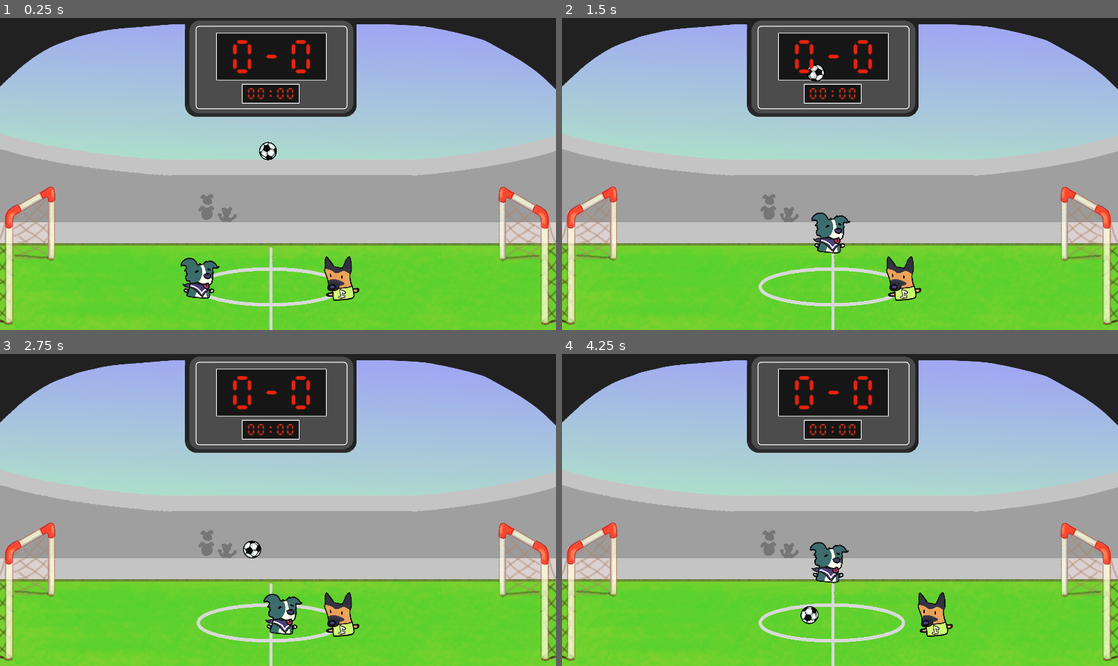
Above: before the commit, frames 1-4 (two rows, left to right).
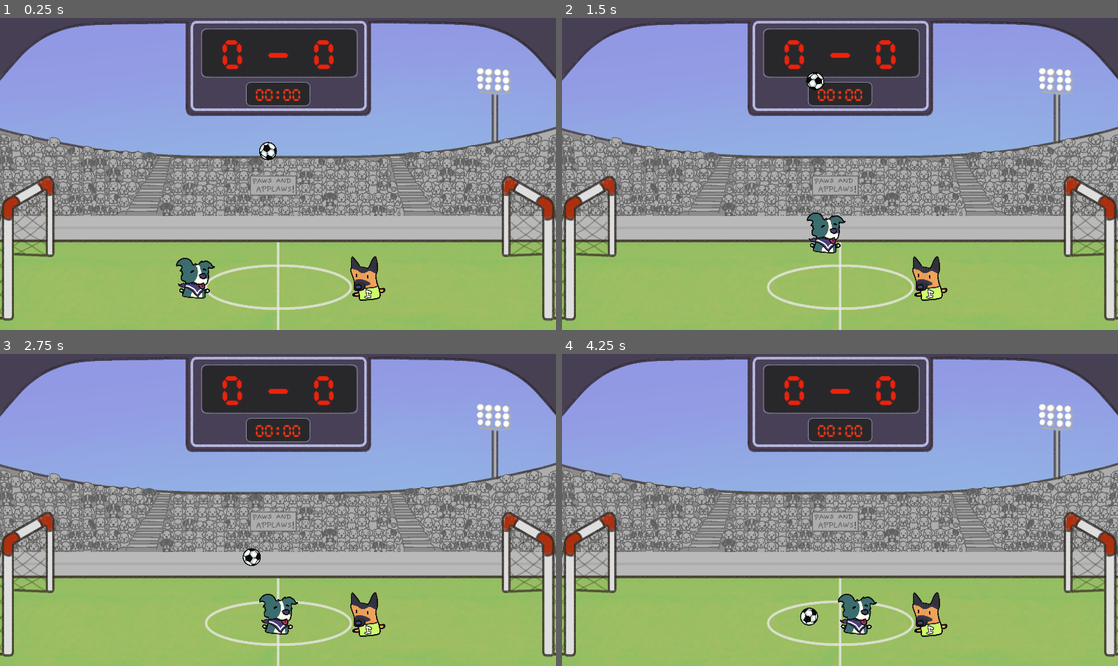
Above: after the commit, the same moments.

Repository: dkleitsas/Hammerball
Game: Godot game, scene res://Scenes/hammerball.tscn
The game is run twice, just before and just after one commit, with the same random seed, the same clock (stepped at 60 frames per second) and the same inputs. The engine's default icon, where the game draws it, is replaced by a stand-in: a white triangle on a blue panel in a dark square.
Inputs:
- Up to frame 1 (0.25 s): no input
- Up to frame 2 (1.5 s): hold Right (move_right_l) 0.53-1.28 s; hold P (kick_l) 0.53-1.28 s; tap Up (jump_l) at 0.77 s; hold Left (move_left_l) from 1.28 s (still down); tap Space (kick_r) at 1.35 s
- Up to frame 3 (2.75 s): tap Up (jump_l) at 1.52 s; release Left (move_left_l) at 2.03 s; hold Right (move_right_l) from 2.03 s (still down); hold P (kick_l) from 2.03 s (still down)
- Up to frame 4 (4.25 s): release P (kick_l) at 2.78 s; tap Space (kick_r) at 2.85 s; tap Up (jump_l) at 3.02, 3.77 s; release Right (move_right_l) at 3.53 s; hold Left (move_left_l) from 3.53 s (still down); hold P (kick_l) from 3.53 s (still down)

The runs differ from the first frame. In frame 1, 76% of the frame differs, in the area x 0-100%, y 0-100%; in frame 2, 76%; in frame 3, 76%; in frame 4, 76%.

Commit message:
background

Diff:
--- a/Scenes/hammerball.tscn
+++ b/Scenes/hammerball.tscn
@@ -5,8 +5,8 @@
 [ext_resource type="Script" path="res://Scripts/player_left.gd" id="3_dipui"]
 [ext_resource type="Texture2D" uid="uid://cbmt75tcfd8ds" path="res://Art/puppiz.png" id="5_7xbuw"]
 [ext_resource type="Script" path="res://Scripts/player_right.gd" id="5_73osy"]
-[ext_resource type="FontFile" uid="uid://u0oyl7gp3r8c" path="res://Art/e1234/E1234.ttf" id="6_fpisv"]
 [ext_resource type="Texture2D" uid="uid://ui8pw5h5clgg" path="res://icon.svg" id="6_pv57n"]
+[ext_resource type="FontFile" uid="uid://b2kpvm32qks3t" path="res://Art/CursedTimerUlil-Aznm.ttf" id="6_y6m3s"]
 [ext_resource type="Texture2D" uid="uid://bckr28tcijg81" path="res://Art/foot.png" id="7_dfu3f"]
 
 [sub_resource type="PhysicsMaterial" id="PhysicsMaterial_ligc5"]
@@ -153,11 +153,12 @@
 script = ExtResource("1_8tu0w")
 
 [node name="Ball" parent="." groups=["Balls"] instance=ExtResource("2_r2lg3")]
+z_index = 1
 position = Vector2(672, 297)
 linear_damp = 0.2
 
 [node name="PlayerLeft" type="RigidBody2D" parent="."]
-position = Vector2(487, 671)
+position = Vector2(476, 675)
 collision_layer = 4
 collision_mask = 5
 mass = 1.92
@@ -204,7 +205,7 @@
 frame_progress = 0.826551
 
 [node name="Bat" type="CharacterBody2D" parent="PlayerLeft"]
-position = Vector2(24, -32)
+position = Vector2(27, -22)
 collision_layer = 8
 collision_mask = 8
 
@@ -217,7 +218,7 @@
 shape = SubResource("RectangleShape2D_tl6co")
 
 [node name="PlayerRight" type="RigidBody2D" parent="."]
-position = Vector2(832, 666)
+position = Vector2(896, 675)
 collision_layer = 4
 collision_mask = 5
 mass = 1.92
@@ -282,6 +283,7 @@
 [node name="Bounds" type="Node2D" parent="."]
 
 [node name="WallLeft" type="StaticBody2D" parent="Bounds"]
+position = Vector2(-11, 0)
 physics_material_override = SubResource("PhysicsMaterial_5el6f")
 metadata/_edit_group_ = true
 
@@ -290,7 +292,7 @@
 shape = SubResource("RectangleShape2D_ghsd5")
 
 [node name="WallRight" type="StaticBody2D" parent="Bounds"]
-position = Vector2(1352, 64)
+position = Vector2(1380, 64)
 physics_material_override = SubResource("PhysicsMaterial_7jjfh")
 metadata/_edit_group_ = true
 
@@ -299,12 +301,21 @@
 shape = SubResource("RectangleShape2D_ghsd5")
 
 [node name="Ceiling" type="StaticBody2D" parent="Bounds"]
+position = Vector2(0, 3)
 metadata/_edit_group_ = true
 
 [node name="CollisionShape2D" type="CollisionShape2D" parent="Bounds/Ceiling"]
 position = Vector2(671, 0)
 shape = SubResource("RectangleShape2D_rbq0k")
 
+[node name="up up" type="CollisionPolygon2D" parent="Bounds/Ceiling"]
+position = Vector2(1171, 11)
+polygon = PackedVector2Array(0, 0, 40, 10, 80, 30, 150, 80, 200, 140, 200, 0)
+
+[node name="up up2" type="CollisionPolygon2D" parent="Bounds/Ceiling"]
+position = Vector2(195, 9)
+polygon = PackedVector2Array(20, 0, -40, 15, -80, 30, -150, 80, -200, 140, -200, 0)
+
 [node name="Floor" type="StaticBody2D" parent="Bounds"]
 position = Vector2(600, 690)
 metadata/_edit_group_ = true
@@ -314,26 +325,26 @@
 
 [node name="timer" type="Label" parent="."]
 modulate = Color(1, 0.211765, 0.0745098, 1)
-offset_left = 605.0
-offset_top = 171.0
-offset_right = 765.0
-offset_bottom = 226.0
-theme_override_fonts/font = ExtResource("6_fpisv")
-theme_override_font_sizes/font_size = 30
+offset_left = 627.0
+offset_top = 175.0
+offset_right = 787.0
+offset_bottom = 230.0
+theme_override_fonts/font = ExtResource("6_y6m3s")
+theme_override_font_sizes/font_size = 36
 text = "00:00"
 
 [node name="Scoreboard" type="Label" parent="."]
 modulate = Color(0.92549, 0.133333, 0.0470588, 1)
-offset_left = -17.0
-offset_top = 51.0
-offset_right = 1351.0
-offset_bottom = 188.0
-theme_override_fonts/font = ExtResource("6_fpisv")
+offset_top = 53.0
+offset_right = 1368.0
+offset_bottom = 190.0
+theme_override_fonts/font = ExtResource("6_y6m3s")
 theme_override_font_sizes/font_size = 90
-text = "0-0"
+text = "0 - 0"
 horizontal_alignment = 1
 
 [node name="GoalLeft" type="Node2D" parent="."]
+position = Vector2(0, -25)
 
 [node name="GoalArea" type="Area2D" parent="GoalLeft"]
 position = Vector2(40, 568)
@@ -361,7 +372,7 @@
 texture = ExtResource("6_pv57n")
 
 [node name="GoalRight" type="Node2D" parent="."]
-position = Vector2(1352, -80)
+position = Vector2(1352, -105)
 scale = Vector2(-1, 1)
 metadata/_edit_group_ = true
 
@@ -391,7 +402,7 @@
 texture = ExtResource("6_pv57n")
 
 [node name="Foot" type="Sprite2D" parent="."]
-z_index = -6
+z_index = -7
 position = Vector2(684, 382)
 scale = Vector2(0.717593, 0.717593)
 texture = ExtResource("7_dfu3f")
--- a/Scripts/hammerball.gd
+++ b/Scripts/hammerball.gd
@@ -8,7 +8,7 @@
 @onready var label = $Scoreboard
 
 func _ready():
-	label.text = str(Global.score_left) + "-" + str(Global.score_right)
+	label.text = str(Global.score_left) + " - " + str(Global.score_right)
 
 
 func _process(delta):
@@ -21,14 +21,14 @@
 func _on_goal_left_body_entered(body):
 	if body.is_in_group("Balls"):
 		Global.score_right += 1
-		label.text = str(Global.score_left) + "-" + str(Global.score_right)
+		label.text = str(Global.score_left) + " - " + str(Global.score_right)
 		call_deferred("reset")
 
 
 func _on_goal_right_body_entered(body):
 	if body.is_in_group("Balls"):
 		Global.score_left += 1
-		label.text = str(Global.score_left) + "-" + str(Global.score_right)
+		label.text = str(Global.score_left) + " - " + str(Global.score_right)
 		call_deferred("reset")
 
 
Binary file added: Art/CursedTimerUlil-Aznm.ttf
Not shown, added: Art/CursedTimerUlil-Aznm.ttf.import
Binary file changed: Art/foot.png
Not shown, added: Art/info.txt
Not shown, added: Art/background.kra
Not shown, changed: Art/foot.png~
